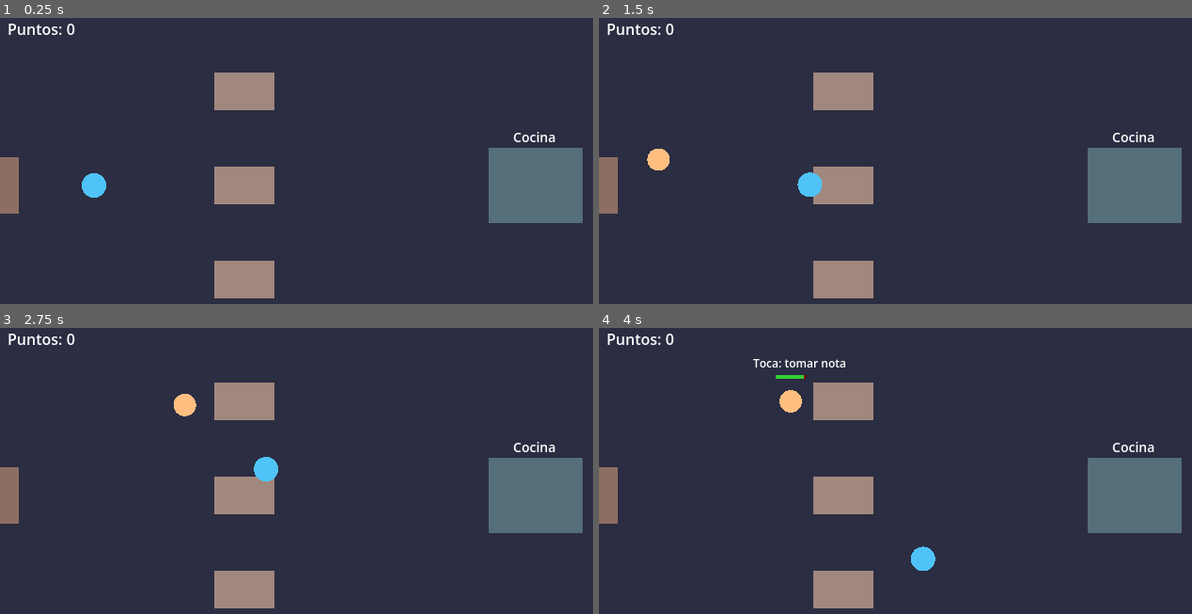
Above: before the commit, frames 1-4 (two rows, left to right).
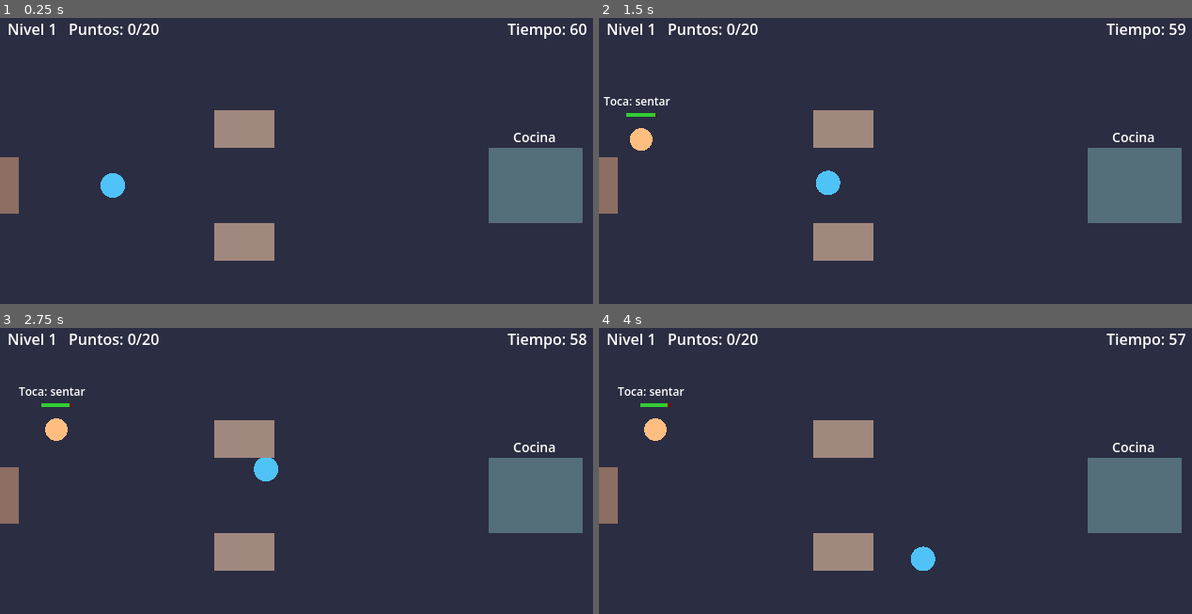
Above: after the commit, the same moments.

Repository: vara-17/MedievalDash
Game: Godot game, scene res://node_2d.tscn
Same seed, same stepped clock (60 frames per second), same inputs: the game is played once before the commit and once after it.
Inputs (mouse positions are in pixels of both pictures, inside the frame that each line leads up to):
- Up to frame 1 (0.25 s): no input
- Up to frame 2 (1.5 s): tap Enter at 0.5 s; move the mouse to (1031, 169) at 0.52 s; click (1031, 169) at 0.67 s; move the mouse to (776, 201) at 1.27 s; click (776, 201) at 1.42 s
- Up to frame 3 (2.75 s): move the mouse to (361, 422) at 2.02 s; click (361, 422) at 2.17 s
- Up to frame 4 (4 s): move the mouse to (871, 562) at 2.77 s; click (871, 562) at 2.92 s; move the mouse to (1079, 545) at 3.52 s; click (1079, 545) at 3.67 s

The runs differ from the first frame. In frame 1, 7.9% of the frame differs, in the area x 1-99%, y 1-99%; in frame 2, 8.3%; in frame 3, 8.1%; in frame 4, 8.4%.

Commit message:
Niveles con JSON, temporizador, objetivo de puntos y pantalla de resultado

Diff:
--- a/customer.gd
+++ b/customer.gd
@@ -3,22 +3,32 @@
 
 signal left(who, paid: bool)
 
-enum State { WALKING, SEATED, ORDERED, EATING, PAYING }
+enum State { QUEUED, WALKING, SEATED, ORDERED, EATING, PAYING }
 
 const SPEED := 120.0
-const MAX_PATIENCE := 20.0
+const QUEUE_PATIENCE := 25.0
+const TABLE_PATIENCE := 20.0
 const EAT_TIME := 3.0
 
-var state: int = State.WALKING
-var table: Table
+var state: int = State.QUEUED
+var table: Table = null
+var queue_pos: Vector2
+var selected: bool = false
 var color: Color = Color.from_hsv(randf(), 0.5, 1.0)
-var patience: float = MAX_PATIENCE
+var max_patience: float = QUEUE_PATIENCE
+var patience: float = QUEUE_PATIENCE
+var table_patience: float = TABLE_PATIENCE
 var eat_timer: float = 0.0
 var gone: bool = false
 
 
 func _process(delta: float) -> void:
 	match state:
+		State.QUEUED:
+			position = position.move_toward(queue_pos, SPEED * delta)
+			patience -= delta
+			if patience <= 0.0:
+				_leave(false)
 		State.WALKING:
 			var seat := table.seat_position()
 			position = position.move_toward(seat, SPEED * delta)
@@ -32,13 +42,21 @@
 			eat_timer -= delta
 			if eat_timer <= 0.0:
 				state = State.PAYING
-				patience = MAX_PATIENCE
+				patience = max_patience
 	queue_redraw()
+
+
+func seat_at(t: Table) -> void:
+	table = t
+	state = State.WALKING
+	selected = false
+	max_patience = table_patience
+	patience = table_patience
 
 
 func take_order() -> void:
 	state = State.ORDERED
-	patience = MAX_PATIENCE
+	patience = max_patience
 
 
 func serve() -> void:
@@ -59,6 +77,8 @@
 
 func _hint_text() -> String:
 	match state:
+		State.QUEUED:
+			return "Elige una mesa" if selected else "Toca: sentar"
 		State.SEATED:
 			return "Toca: tomar nota"
 		State.ORDERED:
@@ -71,11 +91,13 @@
 
 
 func _draw() -> void:
+	if selected:
+		draw_arc(Vector2.ZERO, 18.0, 0.0, TAU, 24, Color.WHITE, 2.0)
 	draw_circle(Vector2.ZERO, 12.0, color)
 	if state == State.WALKING:
 		return
 	if state != State.EATING:
-		var ratio := patience / MAX_PATIENCE
+		var ratio := patience / max_patience
 		draw_rect(Rect2(-16, -28, 32, 4), Color.DARK_RED)
 		draw_rect(Rect2(-16, -28, 32.0 * ratio, 4), Color.LIME_GREEN)
 	draw_string(ThemeDB.fallback_font, Vector2(-40, -36), _hint_text(), HORIZONTAL_ALIGNMENT_LEFT, -1, 12)
--- /dev/null
+++ b/data/levels.json
@@ -0,0 +1,29 @@
+[
+  {
+    "name": "Primer día",
+    "time": 60,
+    "tables": 2,
+    "spawn_interval": 8,
+    "queue_patience": 30,
+    "table_patience": 25,
+    "stars": [20, 40, 60]
+  },
+  {
+    "name": "Hora punta",
+    "time": 75,
+    "tables": 3,
+    "spawn_interval": 6,
+    "queue_patience": 25,
+    "table_patience": 20,
+    "stars": [50, 80, 110]
+  },
+  {
+    "name": "Servicio rápido",
+    "time": 90,
+    "tables": 3,
+    "spawn_interval": 4,
+    "queue_patience": 20,
+    "table_patience": 16,
+    "stars": [90, 130, 170]
+  }
+]
--- a/node_2d.gd
+++ b/node_2d.gd
@@ -1,11 +1,32 @@
 extends Node2D
 
+enum Phase { PLAYING, RESULT }
+
+const LEVELS_PATH := "res://data/levels.json"
+const DEFAULT_LEVEL := {
+	"name": "Nivel de prueba", "time": 60, "tables": 3,
+	"spawn_interval": 6, "queue_patience": 25, "table_patience": 20,
+	"stars": [20, 40, 60],
+}
 const DOOR_POS := Vector2(10, 180)
-const SPAWN_INTERVAL := 5.0
+const QUEUE_SLOTS := [Vector2(60, 110), Vector2(60, 180), Vector2(60, 250)]
+const TABLE_ROWS := {2: [120, 240], 3: [80, 180, 280]}
 const PAYMENT := 10
+const BTN_RETRY := Rect2(180, 250, 130, 44)
+const BTN_NEXT := Rect2(330, 250, 130, 44)
+
+var levels: Array = []
+var level_index: int = 0
+var level: Dictionary = {}
+var phase: int = Phase.PLAYING
+var time_left: float = 0.0
+var passed: bool = false
+var stars_earned: int = 0
 
 var tables: Array[Table] = []
+var queue: Array[Customer] = []
 var customers: Array[Customer] = []
+var selected: Customer = null
 var kitchen: Kitchen
 var waiter: Waiter
 var spawn_timer: float = 1.0
@@ -13,46 +34,109 @@
 
 
 func _ready() -> void:
-	for y in [80, 180, 280]:
+	_load_levels()
+	kitchen = Kitchen.new()
+	kitchen.position = Vector2(570, 180)
+	add_child(kitchen)
+	waiter = Waiter.new()
+	add_child(waiter)
+	_start_level(0)
+
+
+func _load_levels() -> void:
+	var file := FileAccess.open(LEVELS_PATH, FileAccess.READ)
+	if file != null:
+		var data = JSON.parse_string(file.get_as_text())
+		if data is Array and not data.is_empty():
+			levels = data
+			return
+	push_error("No se pudo leer %s, usando nivel por defecto" % LEVELS_PATH)
+	levels = [DEFAULT_LEVEL]
+
+
+func _start_level(index: int) -> void:
+	_clear_level()
+	level_index = index
+	level = levels[index]
+	_build_tables(int(level["tables"]))
+	score = 0
+	time_left = float(level["time"])
+	spawn_timer = 1.0
+	kitchen.visible = true
+	waiter.visible = true
+	phase = Phase.PLAYING
+
+
+func _clear_level() -> void:
+	for c in customers:
+		c.gone = true
+		kitchen.cancel_orders_of(c)
+		c.queue_free()
+	customers.clear()
+	queue.clear()
+	selected = null
+	for t in tables:
+		t.queue_free()
+	tables.clear()
+	waiter.carrying = null
+	waiter.position = Vector2(120, 180)
+	waiter.target = waiter.position
+	waiter.on_arrive = Callable()
+
+
+func _build_tables(count: int) -> void:
+	var rows: Array = TABLE_ROWS.get(count, TABLE_ROWS[3])
+	for y in rows:
 		var t := Table.new()
 		t.position = Vector2(260, y)
 		add_child(t)
 		tables.append(t)
-	kitchen = Kitchen.new()
-	kitchen.position = Vector2(570, 180)
-	add_child(kitchen)
-	waiter = Waiter.new()
-	waiter.position = Vector2(100, 180)
-	add_child(waiter)
+
+
+func _finish_level() -> void:
+	var thresholds: Array = level["stars"]
+	stars_earned = 0
+	for t in thresholds:
+		if score >= int(t):
+			stars_earned += 1
+	passed = stars_earned > 0
+	_clear_level()
+	kitchen.visible = false
+	waiter.visible = false
+	phase = Phase.RESULT
 
 
 func _process(delta: float) -> void:
-	spawn_timer -= delta
-	if spawn_timer <= 0.0:
-		var table := _free_table()
-		if table != null:
-			_spawn_customer(table)
-			spawn_timer = SPAWN_INTERVAL
-		else:
-			spawn_timer = 1.0
+	if phase == Phase.PLAYING:
+		time_left -= delta
+		if time_left <= 0.0:
+			time_left = 0.0
+			_finish_level()
+			queue_redraw()
+			return
+		spawn_timer -= delta
+		if spawn_timer <= 0.0:
+			if queue.size() < QUEUE_SLOTS.size():
+				_spawn_customer()
+				spawn_timer = float(level["spawn_interval"])
+			else:
+				spawn_timer = 1.0
+		for i in queue.size():
+			queue[i].queue_pos = QUEUE_SLOTS[i]
 	queue_redraw()
 
 
-func _free_table() -> Table:
-	var free: Array[Table] = []
-	for t in tables:
-		if t.customer == null:
-			free.append(t)
-	return free.pick_random()
-
-
-func _spawn_customer(table: Table) -> void:
+func _spawn_customer() -> void:
 	var c := Customer.new()
-	c.table = table
 	c.position = DOOR_POS
-	table.customer = c
+	c.queue_pos = QUEUE_SLOTS[queue.size()]
+	var queue_patience := float(level["queue_patience"])
+	c.max_patience = queue_patience
+	c.patience = queue_patience
+	c.table_patience = float(level["table_patience"])
 	c.left.connect(_on_customer_left)
 	add_child(c)
+	queue.append(c)
 	customers.append(c)
 
 
@@ -62,23 +146,78 @@
 	kitchen.cancel_orders_of(c)
 	if waiter.carrying == c:
 		waiter.carrying = null
-	c.table.customer = null
+	if c.table != null:
+		c.table.customer = null
+	if selected == c:
+		selected = null
+	queue.erase(c)
 	customers.erase(c)
 	c.queue_free()
 
 
+func _table_rect(t: Table) -> Rect2:
+	return Rect2(t.position - Table.SIZE / 2.0 - Vector2(12, 12), Table.SIZE + Vector2(24, 24))
+
+
+func _select(c: Customer) -> void:
+	if selected == c:
+		_deselect()
+		return
+	if selected != null:
+		selected.selected = false
+	selected = c
+	c.selected = true
+
+
+func _deselect() -> void:
+	if selected != null:
+		selected.selected = false
+	selected = null
+
+
+func _seat_selected(t: Table) -> void:
+	var c := selected
+	queue.erase(c)
+	t.customer = c
+	c.table = t
+	c.seat_at(t)
+	selected = null
+
+
 func _input(event: InputEvent) -> void:
 	if not (event is InputEventMouseButton and event.pressed):
 		return
 	var p: Vector2 = event.position
+	if phase == Phase.RESULT:
+		_handle_result_tap(p)
+		return
 	if kitchen.contains_point(p):
 		waiter.go_to(kitchen.waiter_position(), _pick_up_dish)
 		return
+	for c in queue:
+		if p.distance_to(c.position) <= 30.0:
+			_select(c)
+			return
+	if selected != null:
+		for t in tables:
+			if t.customer == null and _table_rect(t).has_point(p):
+				_seat_selected(t)
+				return
+		_deselect()
 	for c in customers:
+		if c.state == Customer.State.QUEUED:
+			continue
 		if p.distance_to(c.position) <= 30.0:
 			waiter.go_to(c.table.waiter_position(), _interact.bind(c))
 			return
 	waiter.go_to(p, Callable())
+
+
+func _handle_result_tap(p: Vector2) -> void:
+	if BTN_RETRY.has_point(p):
+		_start_level(level_index)
+	elif passed and BTN_NEXT.has_point(p):
+		_start_level((level_index + 1) % levels.size())
 
 
 func _pick_up_dish() -> void:
@@ -100,6 +239,37 @@
 
 
 func _draw() -> void:
+	var font := ThemeDB.fallback_font
 	draw_rect(Rect2(0, 0, 640, 360), Color("2b2d42"))
 	draw_rect(Rect2(0, 150, 20, 60), Color("8d6e63"))
-	draw_string(ThemeDB.fallback_font, Vector2(8, 20), "Puntos: %d" % score, HORIZONTAL_ALIGNMENT_LEFT, -1, 16)
+	if phase == Phase.PLAYING and selected != null:
+		for t in tables:
+			if t.customer == null:
+				draw_rect(_table_rect(t), Color.LIME_GREEN, false, 2.0)
+	var stars_cfg: Array = level["stars"]
+	draw_string(font, Vector2(8, 20), "Nivel %d   Puntos: %d/%d" % [level_index + 1, score, int(stars_cfg[0])], HORIZONTAL_ALIGNMENT_LEFT, -1, 16)
+	draw_string(font, Vector2(540, 20), "Tiempo: %d" % ceili(time_left), HORIZONTAL_ALIGNMENT_LEFT, -1, 16)
+	if phase == Phase.RESULT:
+		_draw_result(font)
+
+
+func _draw_result(font: Font) -> void:
+	var dark := Color("2b2d42")
+	draw_rect(Rect2(0, 0, 640, 360), Color(0, 0, 0, 0.6))
+	draw_rect(Rect2(140, 60, 360, 260), Color("3d405b"))
+	var title := "¡Nivel superado!" if passed else "Nivel fallido"
+	draw_string(font, Vector2(140, 100), title, HORIZONTAL_ALIGNMENT_CENTER, 360, 24)
+	draw_string(font, Vector2(140, 130), str(level["name"]), HORIZONTAL_ALIGNMENT_CENTER, 360, 14)
+	draw_string(font, Vector2(140, 162), "Puntos: %d" % score, HORIZONTAL_ALIGNMENT_CENTER, 360, 18)
+	for i in 3:
+		var pos := Vector2(250 + i * 70, 205)
+		if i < stars_earned:
+			draw_circle(pos, 20.0, Color.GOLD)
+		else:
+			draw_arc(pos, 20.0, 0.0, TAU, 24, Color.GRAY, 2.0)
+	draw_rect(BTN_RETRY, Color("81b29a"))
+	draw_string(font, BTN_RETRY.position + Vector2(0, 28), "Reintentar", HORIZONTAL_ALIGNMENT_CENTER, BTN_RETRY.size.x, 16, dark)
+	if passed:
+		draw_rect(BTN_NEXT, Color("f2cc8f"))
+		var label := "Siguiente" if level_index + 1 < levels.size() else "Al inicio"
+		draw_string(font, BTN_NEXT.position + Vector2(0, 28), label, HORIZONTAL_ALIGNMENT_CENTER, BTN_NEXT.size.x, 16, dark)
